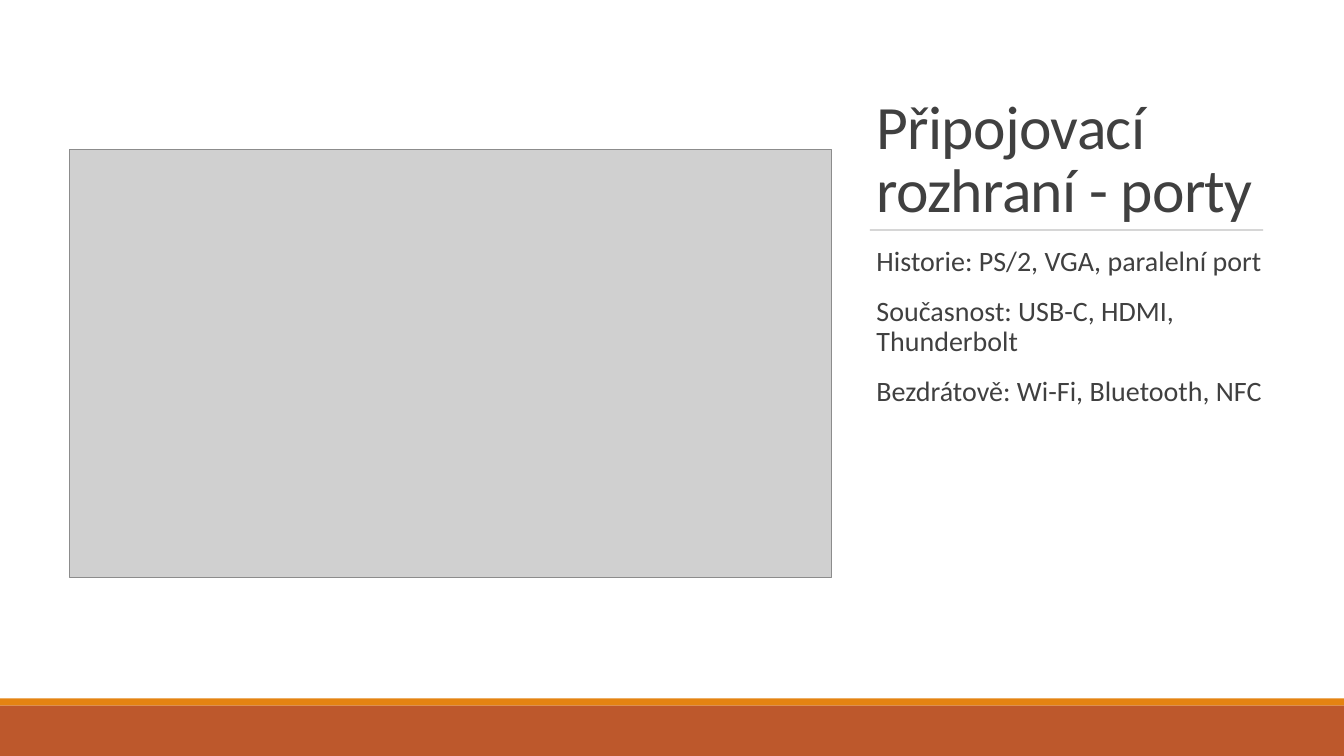
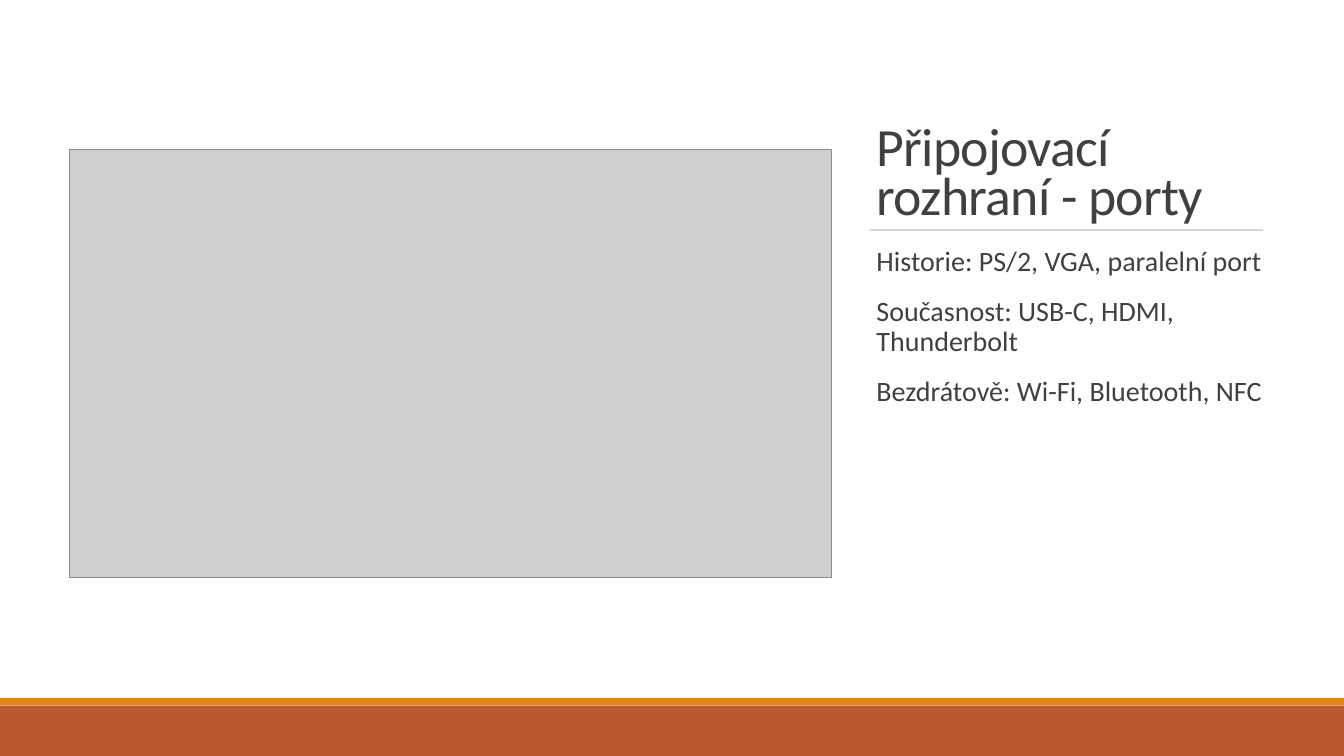
Before and after one commit to dawissl/hradebni-dmg, a slide deck: slide 12 of prezentace/1. ročník/04 - hardware.pptx. Drawn at 1344x756 pixels with LibreOffice and Linux fonts; fonts in the diff are those of the drawing; grey boxes stand for pictures. Boxes give left, top, right and bottom in pixels: in the first picture for what was removed or moved away, otherwise in the second. Text is boxed around its words. In the diff, an @@ line names an element or a change of style, - is before the commit and + after.

```diff
--- a/prezentace/1. ročník/04 - hardware.pptx
+++ b/prezentace/1. ročník/04 - hardware.pptx
@@ title "Připojovací rozhraní - porty" at [876,129,1203,224]: size 44 to 38.4 pt; line spacing 0.85 to 0.75 @@
```
Also in this commit, not shown: 7 other slides changed, 5 other files.
